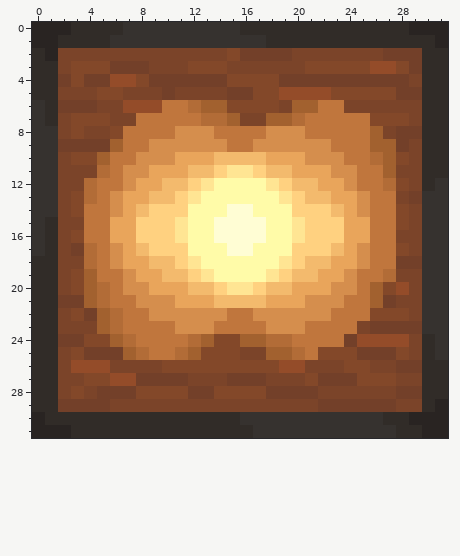
Two versions of one pixel-art sprite, textures/blocks/glow_item_frame.png. The first picture shows the starting point.
The file is 32x32 pixels. Colours within 5 levels of each other are drawn and written as one.
And afterwards:
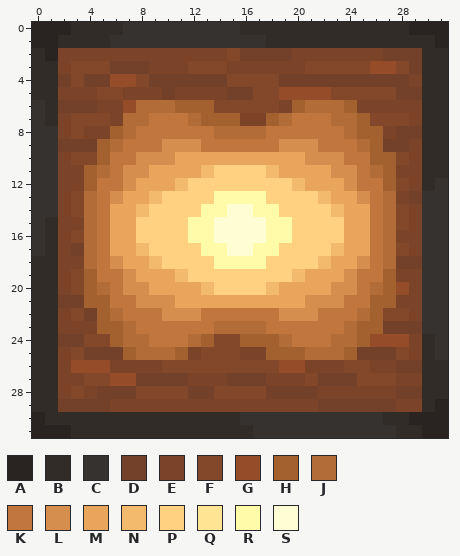
Palette (. is transparent): A #292422  B #312c28  C #36322f  D #734029  E #7b4429  F #834829  G #944c29  H #a2612f  J #b26c37  K #c0763d  L #d58e4d  M #e9a55b  N #f3ba6d  P #ffd180  Q #ffe593  R #fffba8  S #fffdd4
The author wrote: Autopush passed textures from 2024-01-15
Change:
{"y":6,"x":8,"old":"GGKKJ","new":"JJJHH"}
{"y":6,"x":14,"old":"H","new":"F"}
{"y":6,"x":21,"old":"HKKE","new":"JJJH"}
{"y":7,"x":7,"old":"EK","new":"JJ"}
{"y":7,"x":12,"old":"KJJ","new":"JHH"}
{"y":7,"x":19,"old":"HJ","new":"JK"}
{"y":7,"x":23,"old":"KKK","new":"JJH"}
{"y":8,"x":6,"old":"FK","new":"HJ"}
{"y":8,"x":11,"old":"LLLKKKKLLL","new":"KKKJJJJKKK"}
{"y":8,"x":24,"old":"KK","new":"JH"}
{"y":9,"x":5,"old":"DH","new":"HJ"}
{"y":9,"x":9,"old":"L","new":"K"}
{"y":9,"x":13,"old":"LL","new":"KK"}
{"y":9,"x":17,"old":"LL","new":"KK"}
{"y":9,"x":22,"old":"L","new":"K"}
{"y":9,"x":25,"old":"K","new":"J"}
{"y":9,"x":27,"old":"H","new":"D"}
{"y":10,"x":14,"old":"NNNN","new":"MMMM"}
{"y":10,"x":26,"old":"J","new":"H"}
{"y":11,"x":4,"old":"E","new":"H"}
{"y":11,"x":12,"old":"N","new":"M"}
{"y":11,"x":15,"old":"QQ","new":"PP"}
{"y":11,"x":19,"old":"N","new":"M"}
{"y":11,"x":26,"old":"K","new":"J"}
{"y":12,"x":4,"old":"J","new":"H"}
{"y":12,"x":10,"old":"N","new":"M"}
{"y":12,"x":13,"old":"QRRRRQ","new":"PPPPPP"}
{"y":12,"x":21,"old":"N","new":"M"}
{"y":12,"x":27,"old":"J","new":"H"}
{"y":13,"x":10,"old":"N","new":"P"}
{"y":13,"x":12,"old":"QR","new":"PP"}
{"y":13,"x":18,"old":"RQ","new":"PP"}
{"y":13,"x":21,"old":"N","new":"P"}
{"y":13,"x":27,"old":"K","new":"J"}
{"y":14,"x":4,"old":"K","new":"J"}
{"y":14,"x":6,"old":"L","new":"M"}
{"y":14,"x":12,"old":"R","new":"P"}
{"y":14,"x":19,"old":"R","new":"P"}
{"y":14,"x":25,"old":"L","new":"M"}
{"y":14,"x":27,"old":"K","new":"J"}
{"y":15,"x":4,"old":"K","new":"J"}
{"y":15,"x":11,"old":"Q","new":"P"}
{"y":15,"x":20,"old":"Q","new":"P"}
{"y":15,"x":27,"old":"K","new":"J"}
{"y":16,"x":4,"old":"K","new":"J"}
{"y":16,"x":11,"old":"Q","new":"P"}
{"y":16,"x":20,"old":"Q","new":"P"}
{"y":16,"x":27,"old":"K","new":"J"}
{"y":17,"x":6,"old":"L","new":"M"}
{"y":17,"x":12,"old":"R","new":"P"}
{"y":17,"x":19,"old":"R","new":"P"}
{"y":17,"x":25,"old":"L","new":"M"}
{"y":17,"x":27,"old":"K","new":"J"}
{"y":18,"x":10,"old":"N","new":"P"}
{"y":18,"x":12,"old":"QR","new":"PP"}
{"y":18,"x":18,"old":"RQ","new":"PP"}
{"y":18,"x":21,"old":"N","new":"P"}
{"y":18,"x":27,"old":"K","new":"J"}
{"y":19,"x":10,"old":"N","new":"M"}
{"y":19,"x":13,"old":"QRRRRQ","new":"PPPPPP"}
{"y":19,"x":21,"old":"N","new":"M"}
{"y":19,"x":27,"old":"J","new":"H"}
{"y":20,"x":12,"old":"N","new":"M"}
{"y":20,"x":15,"old":"QQ","new":"PP"}
{"y":20,"x":19,"old":"N","new":"M"}
{"y":20,"x":26,"old":"HF","new":"JH"}
{"y":21,"x":5,"old":"J","new":"H"}
{"y":21,"x":14,"old":"NNNN","new":"MMMM"}
{"y":21,"x":27,"old":"D","new":"H"}
{"y":22,"x":9,"old":"L","new":"K"}
{"y":22,"x":13,"old":"LL","new":"KK"}
{"y":22,"x":17,"old":"LL","new":"KK"}
{"y":22,"x":22,"old":"L","new":"K"}
{"y":22,"x":25,"old":"KF","new":"JH"}
{"y":23,"x":6,"old":"JK","new":"HJ"}
{"y":23,"x":11,"old":"LLLKKKKLLL","new":"KKKJJJJKKK"}
{"y":23,"x":24,"old":"KED","new":"JHH"}
{"y":24,"x":8,"old":"K","new":"J"}
{"y":24,"x":18,"old":"J","new":"H"}
{"y":24,"x":23,"old":"KDG","new":"JJH"}
{"y":25,"x":9,"old":"KKJH","new":"JJHE"}
{"y":25,"x":20,"old":"JKFFF","new":"HJJJH"}
{"label":"changed","picture_box":[84,100,396,360]}
